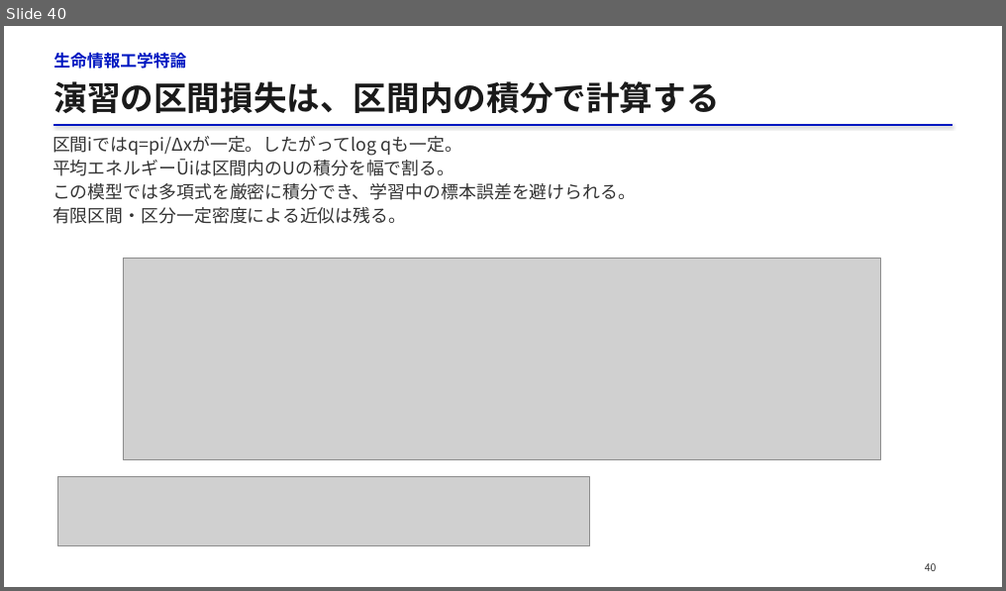
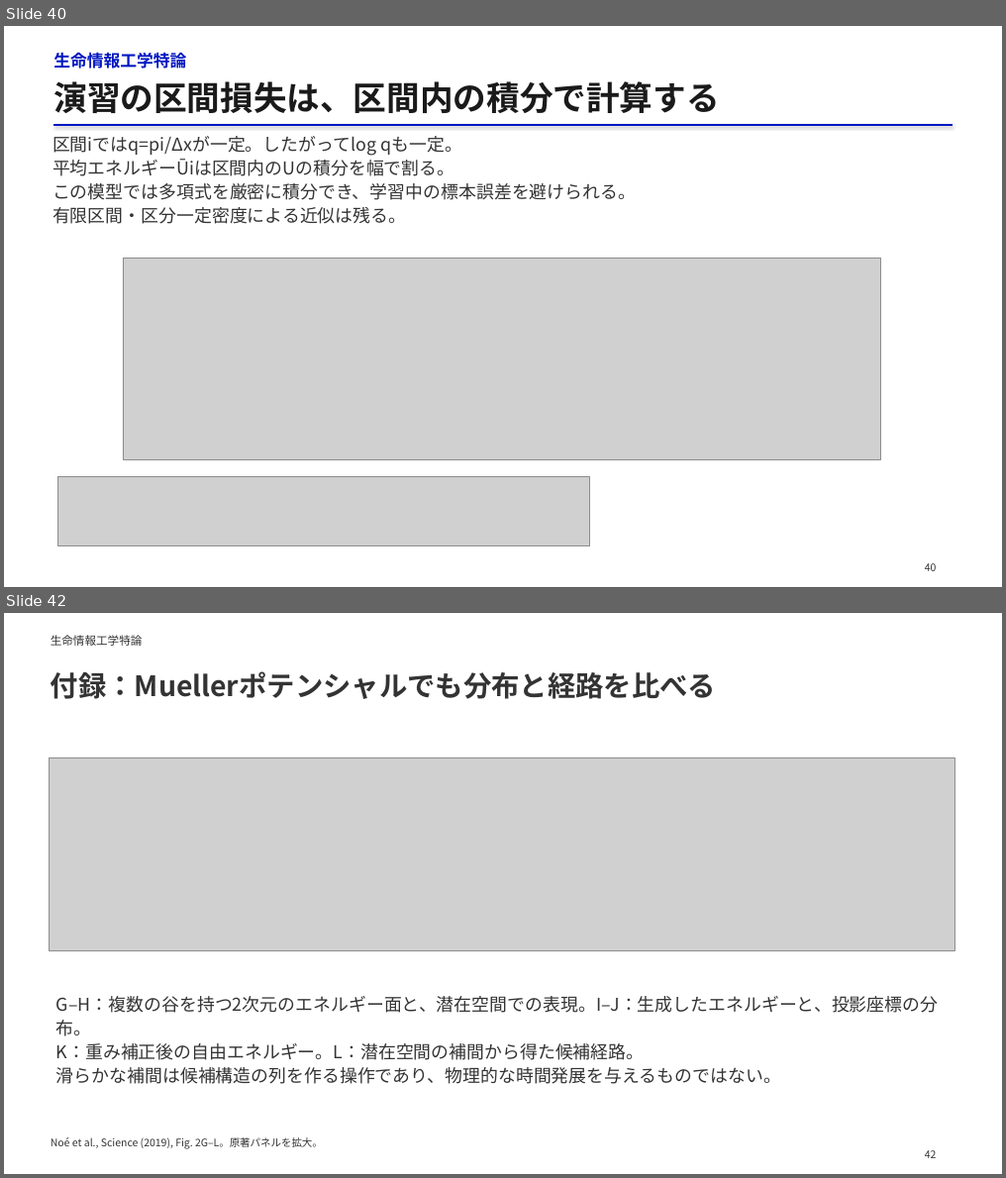
Before and after one commit to matsunagalab/lecture_bioinfo, a slide deck: 13_構造集団を生成するAI/13_構造集団を生成するAI.pptx. Shown one above the other, each under a label of ours: slide 40 before the commit, slides 40 and 42 after it; the slides between them are not shown. The pictures are 1006x591 and 1006x1178 pixels, drawn with LibreOffice and Linux fonts; fonts in the diff are those of the drawing; grey boxes stand for pictures. Boxes give left, top, right and bottom in pixels: in the first picture for what was removed or moved away, otherwise in the second. Text is boxed around its words. In the diff, an @@ line names an element or a change of style, - is before the commit and + after.

Commit message:
第13回の研究図と生成分布の説明を改善

```diff
--- a/13_構造集団を生成するAI/13_構造集団を生成するAI.pptx
+++ b/13_構造集団を生成するAI/13_構造集団を生成するAI.pptx
@@ slide 42 added at [4,613,1002,1174], background #FFFFFF @@
@@ text added at [51,635,143,646], 11 pt, text #333333 @@
+生命情報工学特論
@@ text added at [51,671,716,699], 27 pt, text #333333, bold @@
+付録：Muellerポテンシャルでも分布と経路を比べる
@@ picture added at [49,759,954,951] @@
@@ text added at [56,996,938,1084], 17 pt, text #333333 @@
+G–H：複数の谷を持つ2次元のエネルギー面と、潜在空間での表現。I–J：生成したエネルギーと、投影座標の分布。
+K：重み補正後の自由エネルギー。L：潜在空間の補間から得た候補経路。
+滑らかな補間は候補構造の列を作る操作であり、物理的な時間発展を与えるものではない。
@@ text added at [51,1138,323,1150], 10 pt, text #333333 @@
+Noé et al., Science (2019), Fig. 2G–L。原著パネルを拡大。
@@ text added at [925,1151,937,1158], 10 pt, text #333333 @@
+42
```
Also in this commit, not shown: 13 slides changed, 9 other slides added, 10 slides removed, 2 other files.
